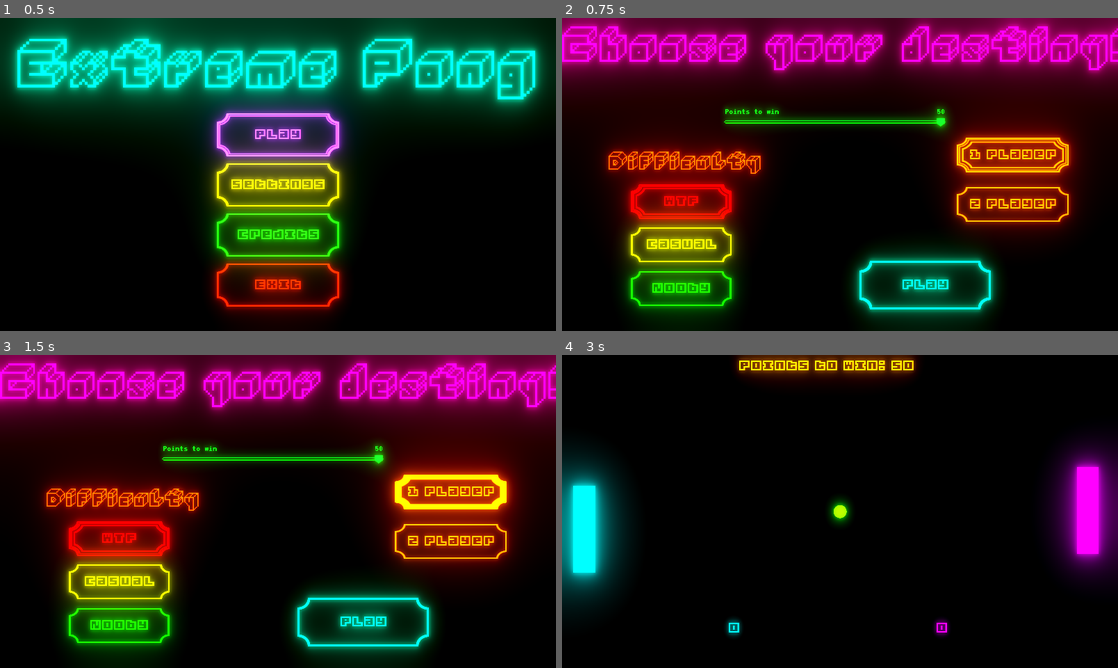
Above: before the commit, frames 1-4 (two rows, left to right).
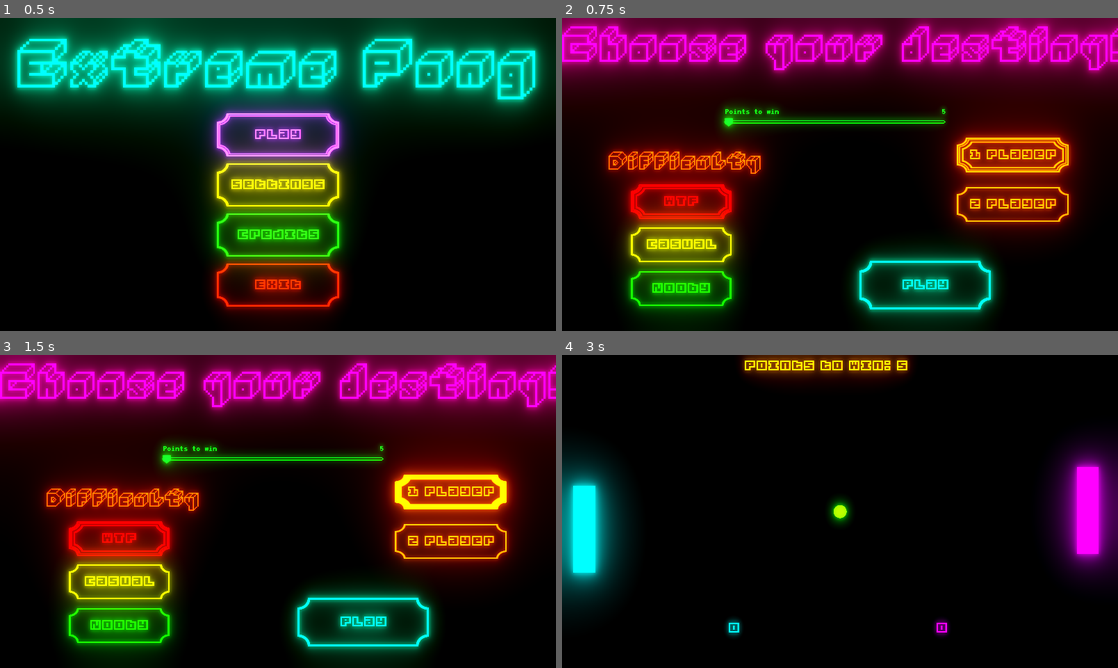
Above: after the commit, the same moments.

Repository: swip3798/ExtremePong
Game: Godot game, scene res://Objects/Main Menu.tscn
Two runs of this game, one before a commit and one after it. Both use one fixed random seed, a clock stepped at 60 frames per second and the inputs below.
Inputs:
- Up to frame 1 (0.5 s): no input
- Up to frame 2 (0.75 s): click "Play" at 0.5 s
- Up to frame 3 (1.5 s): click "1 Player" at 1.25 s
- Up to frame 4 (3 s): click "1 Player" at 2 s; click "Play" at 2.75 s

Frame 1 is identical in both runs. In frame 2, 0.5% of the frame differs, in the area x 28-70%, y 27-37%; in frame 3, 0.5%; in frame 4, 0.9%, in the area x 31-64%, y 0-7%.

Commit message:
Fixed control bug in selection screen

Diff:
--- a/Objects/Main Menu.tscn
+++ b/Objects/Main Menu.tscn
@@ -48,7 +48,7 @@
 				add_color_override(\"font_color\", Color(\"00ebbe\"))
 			state += 1"
 
-[node name="Main Menu" type="Control" index="0"]
+[node name="Main Menu" type="Control"]
 
 anchor_left = 0.0
 anchor_top = 0.0
--- a/Objects/Selection Screen.tscn
+++ b/Objects/Selection Screen.tscn
@@ -7,7 +7,8 @@
 [ext_resource path="res://Objects/RetroToggleButton.tscn" type="PackedScene" id=5]
 [ext_resource path="res://res/btngrp_player.tres" type="ButtonGroup" id=6]
 [ext_resource path="res://Objects/RetroButton.tscn" type="PackedScene" id=7]
-[ext_resource path="res://res/Subtitle.tres" type="DynamicFont" id=8]
+[ext_resource path="res://res/diff_btn_group.tres" type="ButtonGroup" id=8]
+[ext_resource path="res://res/Subtitle.tres" type="DynamicFont" id=9]
 
 [node name="Selection Screen" type="Control"]
 
@@ -116,6 +117,7 @@
 margin_bottom = 462.0
 focus_next = NodePath("../Casual")
 focus_previous = NodePath("../2 Player")
+group = ExtResource( 8 )
 _sections_unfolded = [ "Focus", "Rect", "Textures", "Visibility" ]
 
 [node name="Casual" parent="." index="7" instance=ExtResource( 5 )]
@@ -127,6 +129,7 @@
 margin_bottom = 562.0
 focus_next = NodePath("../Nooby")
 focus_previous = NodePath("../WTF")
+group = ExtResource( 8 )
 _sections_unfolded = [ "Focus", "Rect", "Textures", "Visibility" ]
 
 [node name="Label2" type="Label" parent="." index="8"]
@@ -162,6 +165,7 @@
 margin_bottom = 662.0
 focus_next = NodePath("../Play")
 focus_previous = NodePath("../Casual")
+group = ExtResource( 8 )
 _sections_unfolded = [ "Focus", "Rect", "Textures", "Visibility" ]
 
 [connection signal="value_changed" from="PointsToWin" to="." method="_on_PointsToWin_value_changed"]
--- a/Objects/Win Screen.tscn
+++ b/Objects/Win Screen.tscn
@@ -6,7 +6,7 @@
 [ext_resource path="res://Objects/WorldEnvironment.tscn" type="PackedScene" id=4]
 [ext_resource path="res://Objects/ElementSpawner.tscn" type="PackedScene" id=5]
 
-[node name="Win Screen" type="Control" index="0"]
+[node name="Win Screen" type="Control"]
 
 anchor_left = 0.0
 anchor_top = 0.0
--- a/project.godot
+++ b/project.godot
@@ -35,10 +35,10 @@
 powerfactor=7.4
 ai_difficulty=2
 ai_enabled=true
-ptw=50.0
+ptw=5.0
 width=1280
 height=720
-winner="Player 1"
+winner="Player 2"
 glow=true
 fullscreen=false
 vsync=true
Not shown: 2 places in Objects/Selection Screen.tscn that only renumber resources
